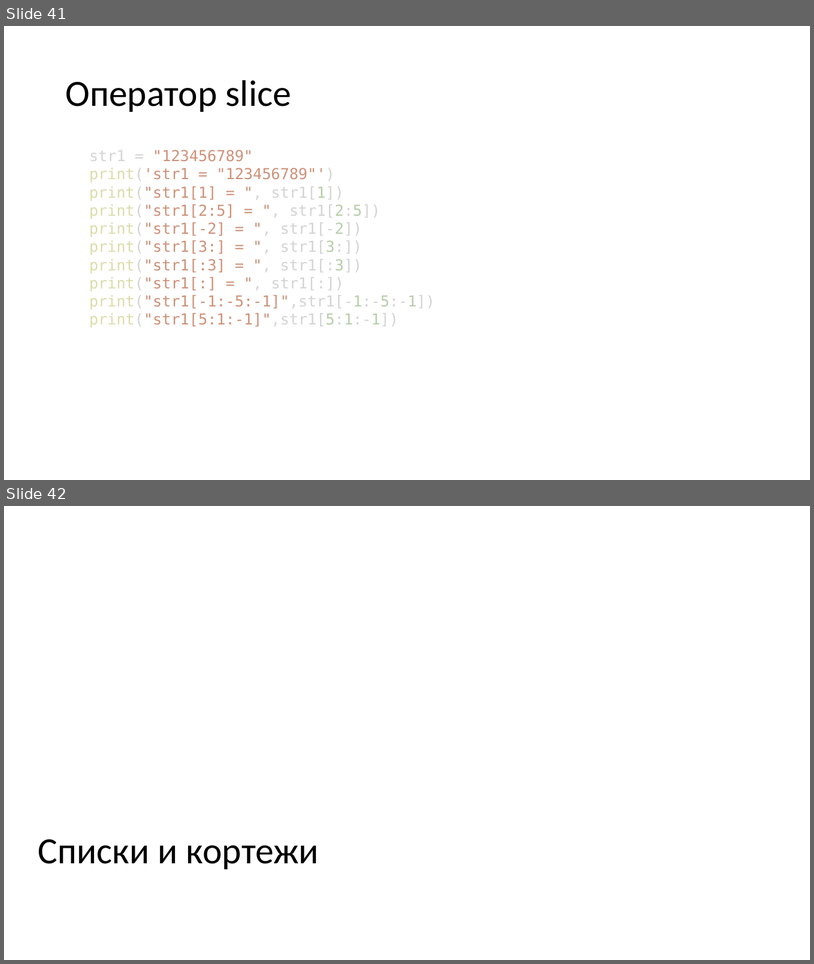
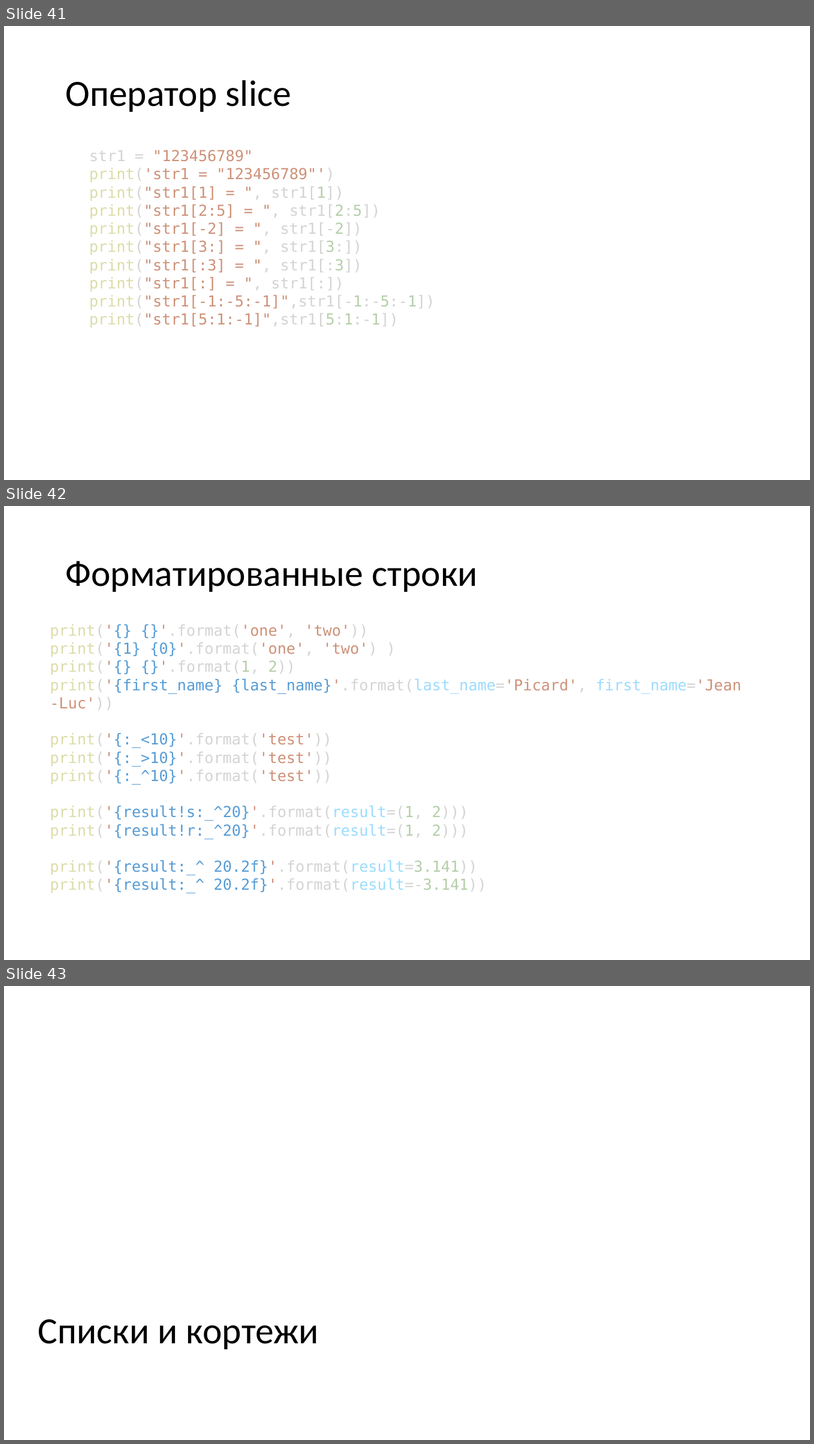
Before and after one commit to paveltsytovich/telegram-course, a slide deck: Presentation/Основы алгоритмизации и программирования.pptx. Shown one above the other, each under a label of ours: slides 41 and 42 before the commit, slides 41, 42 and 43 after it. The pictures are 814x964 and 814x1444 pixels, drawn with LibreOffice and Linux fonts; fonts in the diff are those of the drawing. Boxes give left, top, right and bottom in pixels: in the first picture for what was removed or moved away, otherwise in the second. Text is boxed around its words. In the diff, an @@ line names an element or a change of style, - is before the commit and + after.

Commit message:
пример с форматированием строк

```diff
--- a/Presentation/Основы алгоритмизации и программирования.pptx
+++ b/Presentation/Основы алгоритмизации и программирования.pptx
@@ slide 42 added at (x1=4, y1=506, x2=810, y2=960), background #FFFFFF @@
@@ title added at (x1=65, y1=561, x2=477, y2=592), 44 pt, text #000000 @@
+Форматированные строки
@@ text added at (x1=50, y1=624, x2=742, y2=893), 18 pt, text #D4D4D4 @@
+print('{} {}'.format('one', 'two'))
+print('{1} {0}'.format('one', 'two') )
+print('{} {}'.format(1, 2))
+print('{first_name} {last_name}'.format(last_name='Picard', first_name='Jean-Luc'))
+print('{:_<10}'.format('test'))
+print('{:_>10}'.format('test'))
+print('{:_^10}'.format('test'))
+print('{result!s:_^20}'.format(result=(1, 2)))
+print('{result!r:_^20}'.format(result=(1, 2)))
+print('{result:_^ 20.2f}'.format(result=3.141))
+print('{result:_^ 20.2f}'.format(result=-3.141))
@@ what was slide 42 is now slide 43 @@
```
Also in this commit, not shown: 1 other file.
